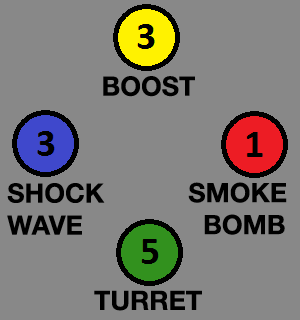
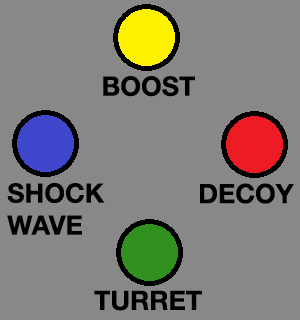
Layered file, before and after one edit (300px x 320px). Changes by layer:
renamed "SMOKE BOMB" to "DECOY", painted on it over [188, 182, 294, 235]
painted on "Layer 0" over [37, 24, 263, 264]
